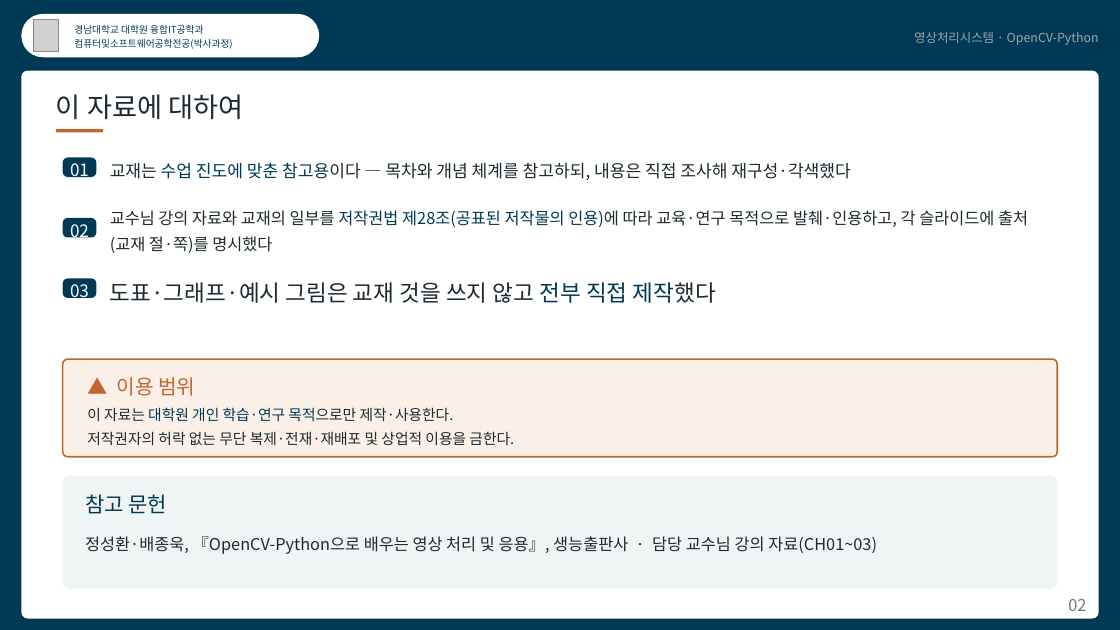
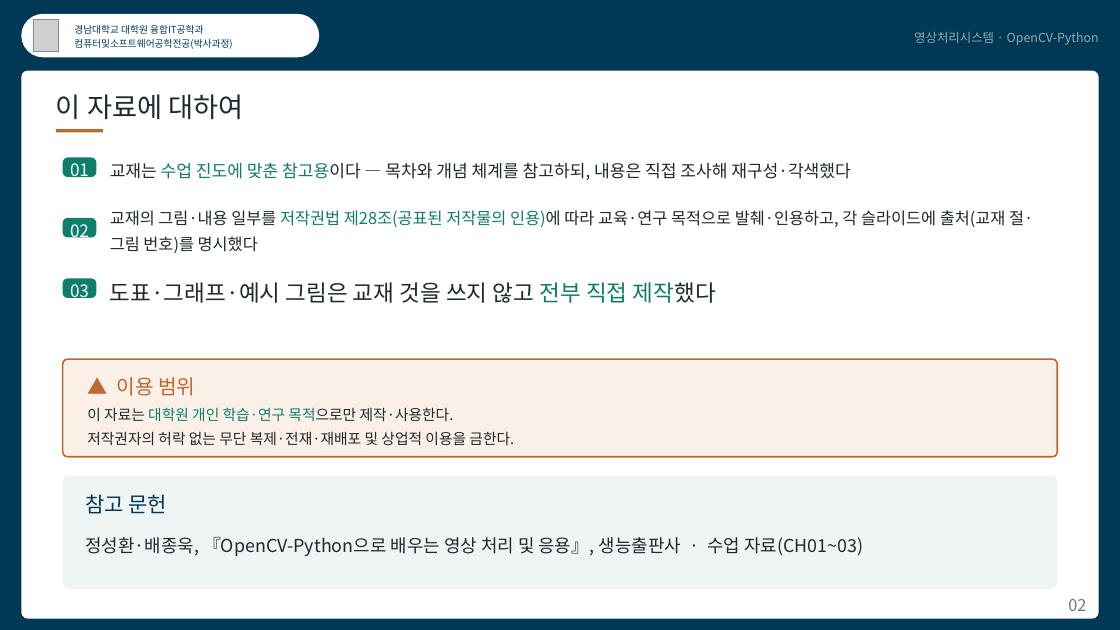
Before and after one commit to kkiimmiinn/cs-study-lab, a slide deck: slide 2 of ips/영상처리시스템_CH02.pptx. Drawn at 1120x630 pixels with LibreOffice and Linux fonts; fonts in the diff are those of the drawing; grey boxes stand for pictures. Boxes give left, top, right and bottom in pixels: in the first picture for what was removed or moved away, otherwise in the second. Text is boxed around its words. In the diff, an @@ line names an element or a change of style, - is before the commit and + after.

```diff
--- a/ips/영상처리시스템_CH02.pptx
+++ b/ips/영상처리시스템_CH02.pptx
@@ text "교재는 수업 진도에 맞춘 참고용이다 ..." at (110,162,851,180): text colour #003956 to #0E7D6B in "수업 진도에 맞춘 참고용이다" @@
@@ text at (110,210,1033,253): text changed @@
-교수님 강의 자료와 교재의 일부를 저작권법 제28조(공표된 저작물의 인용)에 따라 교육·연구 목적으로 발췌·인용하고, 각 슬라이드에 출처(교재 절·쪽)를 명시했다
+교재의 그림·내용 일부를 저작권법 제28조(공표된 저작물의 인용)에 따라 교육·연구 목적으로 발췌·인용하고, 각 슬라이드에 출처(교재 절·그림 번호)를 명시했다
@@ text "도표·그래프·예시 그림은 교재 것을 쓰지 ..." at (110,282,716,303): text colour #003956 to #0E7D6B in "전부 직접 제작했다" @@
@@ fill #003956 to #0E7D6B in 3 elements at (63,157,96,177), (63,218,96,237), (63,278,96,298) @@
@@ text at (87,407,454,421): text colour #003956 to #0E7D6B in "대학원 개인 학습·연구 목적으로만" @@
@@ text at (85,537,863,556): text changed; size 21 to 23 pt @@
-정성환·배종욱, 『OpenCV-Python으로 배우는 영상 처리 및 응용』, 생능출판사 · 담당 교수님 강의 자료(CH01~03)
+정성환·배종욱, 『OpenCV-Python으로 배우는 영상 처리 및 응용』, 생능출판사 · 수업 자료(CH01~03)
```
Also in this commit, not shown: 14 other slides changed, 47 other files.
